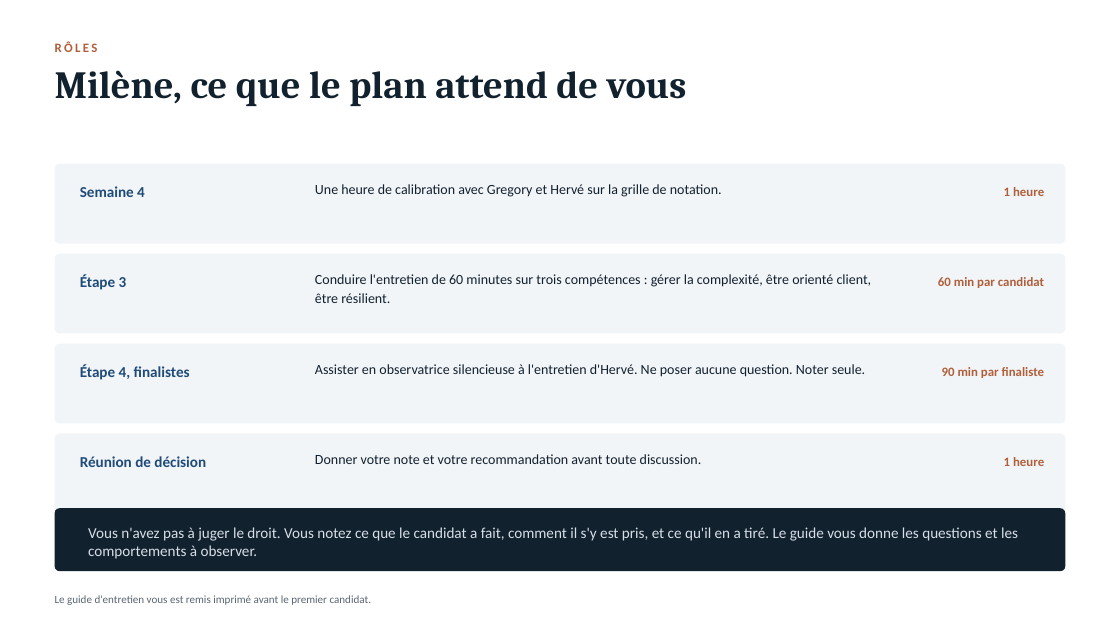
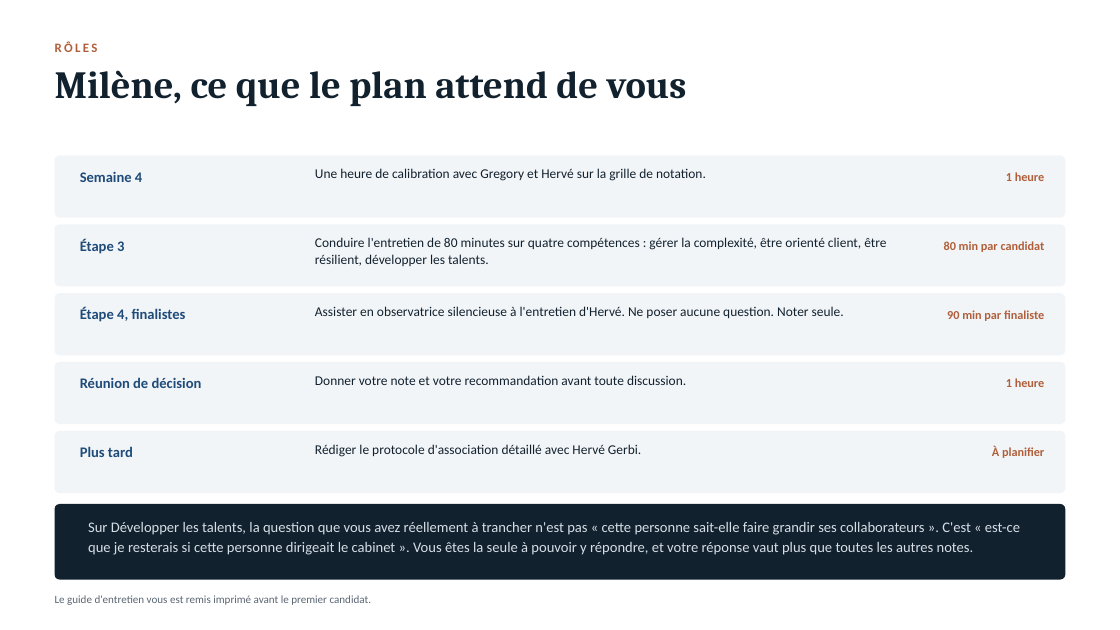
Before and after one commit to levygr/Recrutement, a slide deck: slide 15 of Plan-de-recrutement-presentation.pptx (slide 14 before the commit). Drawn at 1120x630 pixels with LibreOffice and Linux fonts; fonts in the diff are those of the drawing. Boxes give left, top, right and bottom in pixels: in the first picture for what was removed or moved away, otherwise in the second. Text is boxed around its words. In the diff, an @@ line names an element or a change of style, - is before the commit and + after.

```diff
--- a/Plan-de-recrutement-presentation.pptx
+++ b/Plan-de-recrutement-presentation.pptx
@@ rounded rectangle: place and size @@
-rounded rectangle at bbox=[55, 164, 1065, 244]
+rounded rectangle at bbox=[55, 155, 1065, 218]
@@ text "Semaine 4": place and size @@
-text "Semaine 4" at bbox=[80, 186, 145, 197]
+text "Semaine 4" at bbox=[80, 172, 142, 182]
@@ text "Une heure de calibration avec ...": place and size @@
-text "Une heure de calibration avec ..." at bbox=[315, 184, 722, 197]
+text "Une heure de calibration avec ..." at bbox=[315, 168, 706, 181]
@@ text "1 heure": place and size @@
-text "1 heure" at bbox=[1004, 187, 1044, 196]
+text "1 heure" at bbox=[1006, 172, 1045, 181]
@@ rounded rectangle added at bbox=[55, 224, 1065, 287], fill #F2F5F8 @@
@@ text "Étape 3": place and size @@
-text "Étape 3" at bbox=[80, 274, 127, 290]
+text "Étape 3" at bbox=[80, 238, 124, 254]
@@ text at bbox=[315, 237, 886, 266]: text changed; size 12 to 11.5 pt @@
-Conduire l'entretien de 60 minutes sur trois compétences : gérer la complexité, être orienté client, être résilient.
+Conduire l'entretien de 80 minutes sur quatre compétences : gérer la complexité, être orienté client, être résilient, développer les talents.
@@ text at bbox=[944, 241, 1045, 252]: text changed; size 11 to 10.5 pt @@
-60 min par candidat
+80 min par candidat
@@ proportions changed in 5 elements at bbox=[55, 504, 1065, 580], bbox=[55, 362, 1065, 424], bbox=[55, 431, 1065, 493], bbox=[55, 155, 1065, 218], bbox=[55, 293, 1065, 355] @@
@@ rounded rectangle: place and size @@
-rounded rectangle at bbox=[55, 254, 1065, 334]
+rounded rectangle at bbox=[55, 293, 1065, 355]
@@ text "Étape 4, finalistes": place and size @@
-text "Étape 4, finalistes" at bbox=[80, 364, 190, 380]
+text "Étape 4, finalistes" at bbox=[80, 307, 186, 322]
@@ text "Assister en observatrice silencieuse à ...": place and size @@
-text "Assister en observatrice silencieuse à ..." at bbox=[315, 364, 865, 377]
+text "Assister en observatrice silencieuse à ..." at bbox=[315, 306, 844, 318]
@@ text "90 min par finaliste": place and size @@
-text "90 min par finaliste" at bbox=[942, 367, 1044, 378]
+text "90 min par finaliste" at bbox=[947, 310, 1044, 321]
@@ rounded rectangle: place and size @@
-rounded rectangle at bbox=[55, 344, 1065, 423]
+rounded rectangle at bbox=[55, 362, 1065, 424]
@@ size 13 to 12.5 pt in 4 elements at bbox=[80, 172, 142, 182], bbox=[80, 238, 124, 254], bbox=[80, 307, 186, 322], bbox=[80, 377, 202, 388] @@
@@ text "Réunion de décision": place and size @@
-text "Réunion de décision" at bbox=[80, 456, 206, 467]
+text "Réunion de décision" at bbox=[80, 377, 202, 388]
@@ size 12 to 11.5 pt; line spacing 16pt to 15pt in 3 elements at bbox=[315, 168, 706, 181], bbox=[315, 306, 844, 318], bbox=[315, 375, 686, 385] @@
@@ text "Donner votre note et votre ...": place and size @@
-text "Donner votre note et votre ..." at bbox=[315, 454, 702, 464]
+text "Donner votre note et votre ..." at bbox=[315, 375, 686, 385]
@@ size 11 to 10.5 pt in 3 elements at bbox=[1006, 172, 1045, 181], bbox=[947, 310, 1044, 321], bbox=[1006, 378, 1045, 387] @@
@@ text "1 heure": place and size @@
-text "1 heure" at bbox=[1004, 457, 1044, 466]
+text "1 heure" at bbox=[1006, 378, 1045, 387]
@@ rounded rectangle: place and size @@
-rounded rectangle at bbox=[55, 434, 1065, 513]
+rounded rectangle at bbox=[55, 431, 1065, 493]
@@ text added at bbox=[80, 446, 133, 457], 12.5 pt, text #1F4B7A, bold @@
+Plus tard
@@ text added at bbox=[315, 444, 641, 457], 11.5 pt, text #12212E @@
+Rédiger le protocole d'association détaillé avec Hervé Gerbi.
@@ text added at bbox=[992, 446, 1044, 458], 10.5 pt, text #B05F3A, bold @@
+À planifier
@@ rounded rectangle: place and size @@
-rounded rectangle at bbox=[55, 508, 1065, 571]
+rounded rectangle at bbox=[55, 504, 1065, 580]
@@ text at bbox=[88, 522, 1020, 555]: text changed; size 13 to 12.5 pt @@
-Vous n'avez pas à juger le droit. Vous notez ce que le candidat a fait, comment il s'y est pris, et ce qu'il en a tiré. Le guide vous donne les questions et les comportements à observer.
+Sur Développer les talents, la question que vous avez réellement à trancher n'est pas « cette personne sait-elle faire grandir ses collaborateurs ». C'est « est-ce que je resterais si cette personne dirigeait le cabinet ». Vous êtes la seule à pouvoir y répondre, et votre réponse vaut plus que toutes les autres notes.
@@ text "Sur Développer les talents, la ..." at bbox=[88, 522, 1020, 555]: vertical alignment middle to top @@
```
Also in this commit, not shown: 7 other slides changed, 3 slides added, 2 slides removed, 11 other files.
